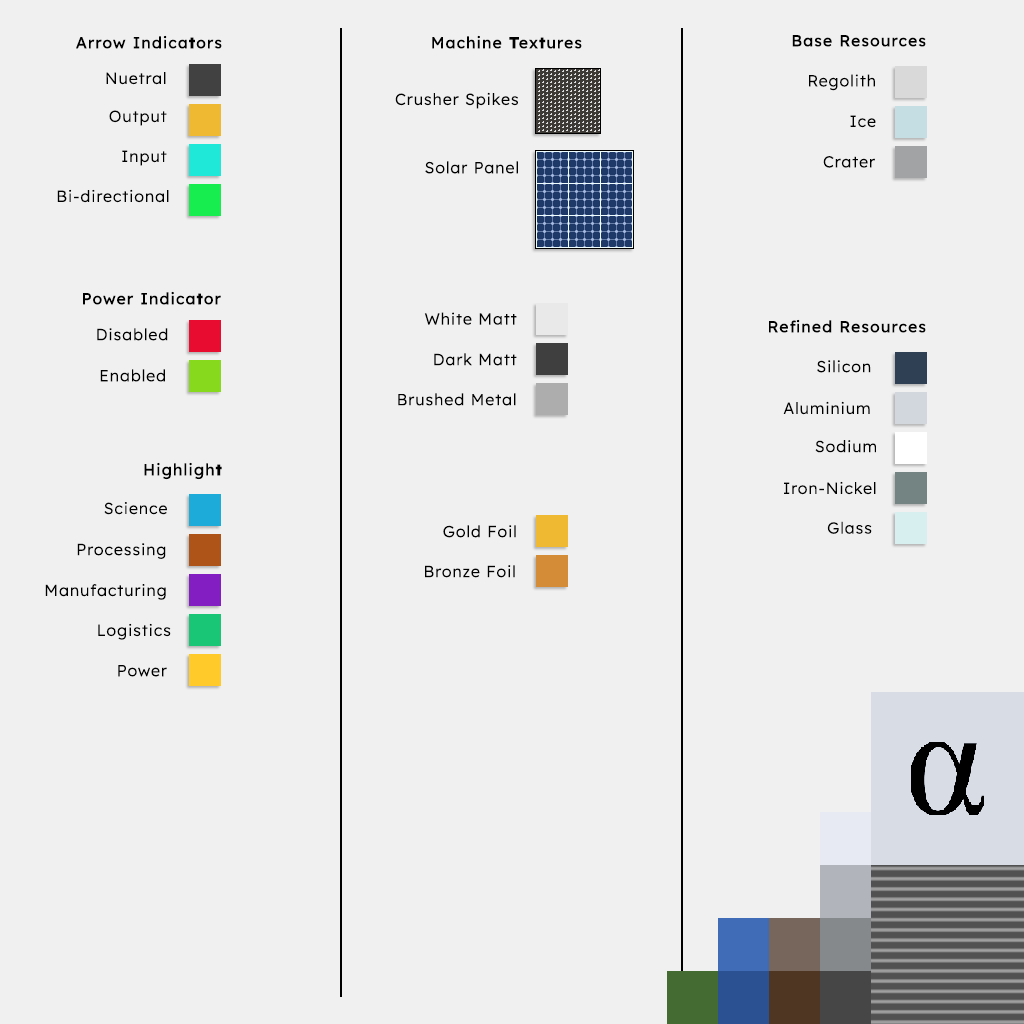
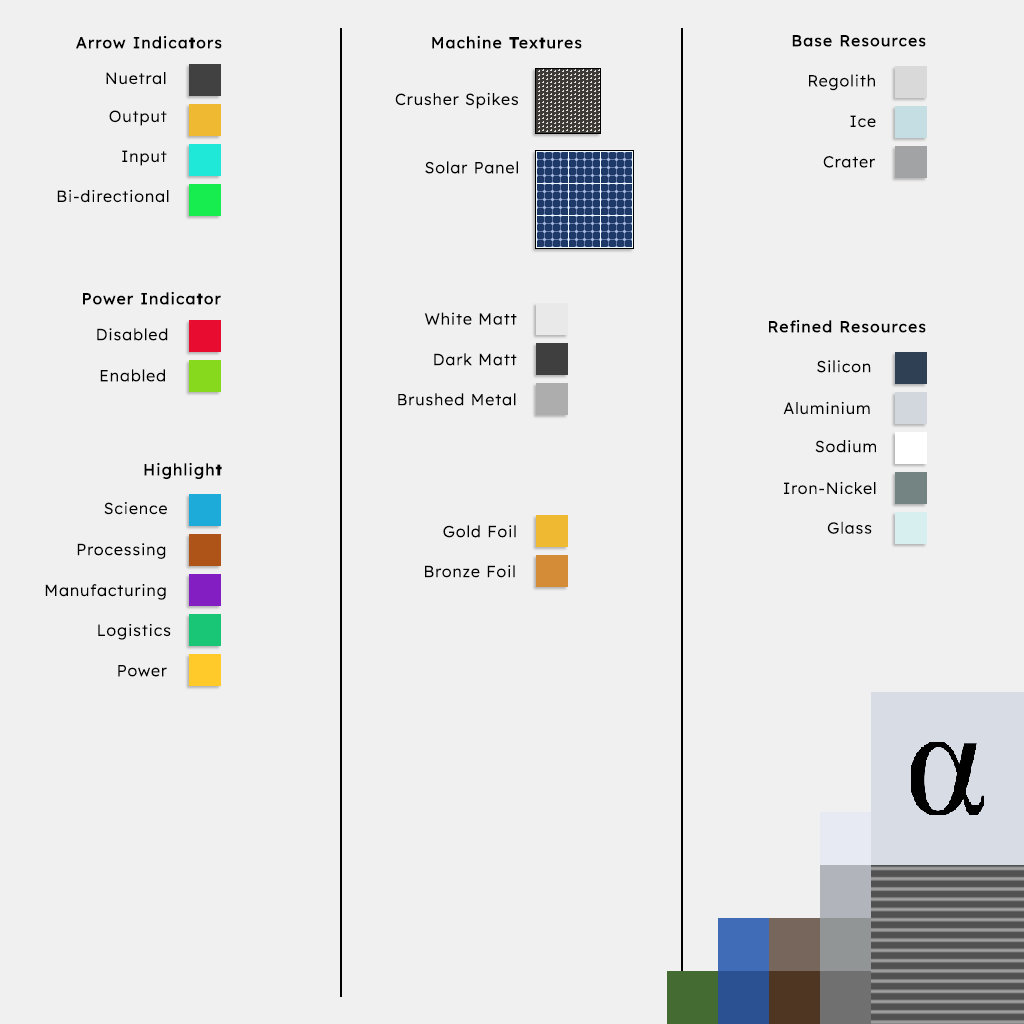
Comparing the layer stacks of the two (1024, 1024) images. Changes:
painted on "Med Metal" over <box>820,918,871,971</box>
painted on "Dark Metal" over <box>820,971,871,1024</box>
